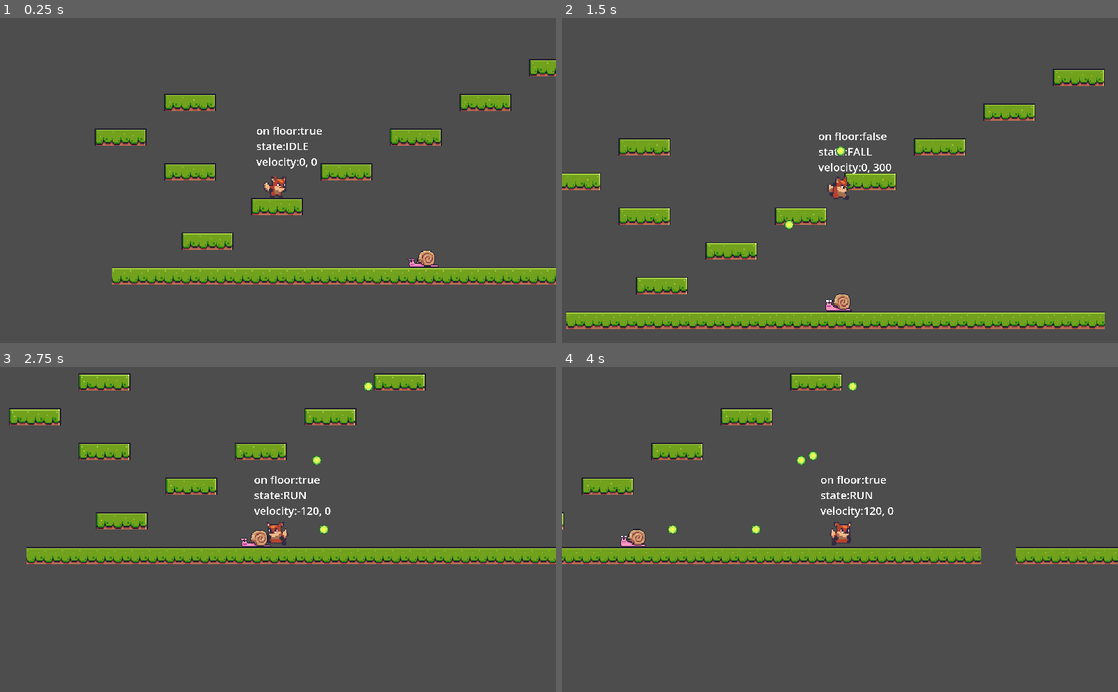
Above: before the commit, frames 1-4 (two rows, left to right).
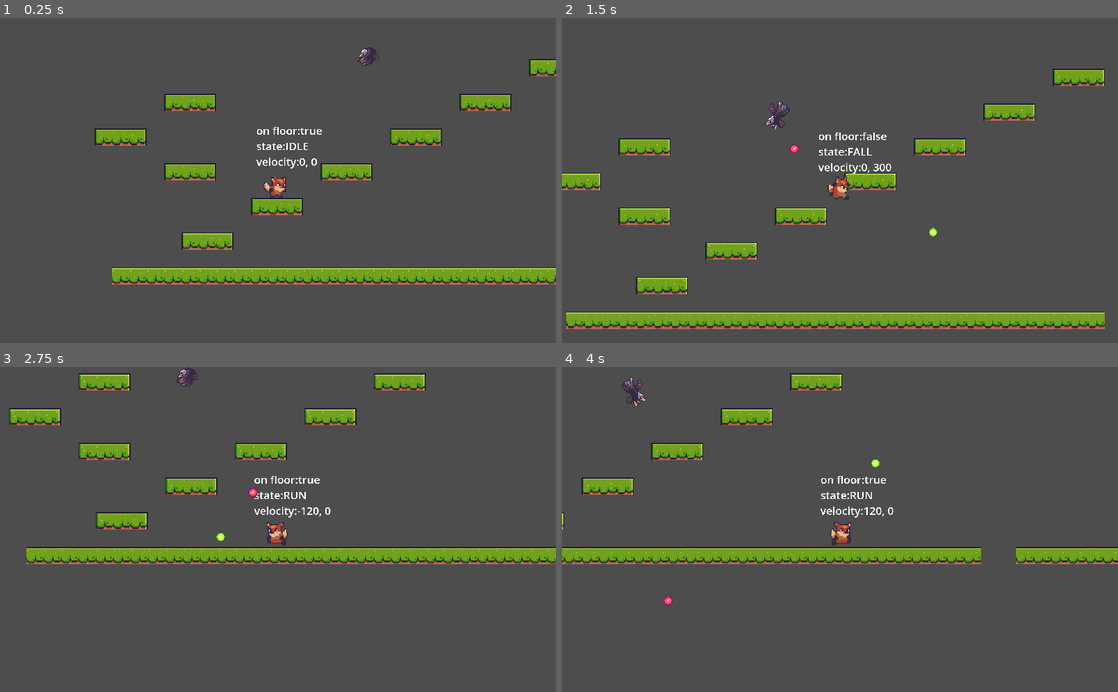
Above: after the commit, the same moments.

Repository: mattburro/Foxy-Antics
Game: Godot game, scene res://level_base/level_base.tscn
Same seed, same stepped clock (60 frames per second), same inputs: the game is played once before the commit and once after it. The project has no main scene, so this scene is started directly.
Inputs:
- Up to frame 1 (0.25 s): no input
- Up to frame 2 (1.5 s): hold D (right) from 0.53 s (still down); tap Shift (shoot) at 0.6, 1.35 s; tap Space (jump) at 0.77 s
- Up to frame 3 (2.75 s): tap Space (jump) at 1.52 s; release D (right) at 2.03 s; hold A (left) from 2.03 s (still down); tap Shift (shoot) at 2.1 s
- Up to frame 4 (4 s): release A (left) at 2.78 s; hold D (right) from 2.78 s (still down); tap Shift (shoot) at 2.85, 3.6 s; tap Space (jump) at 3.02, 3.77 s

The runs differ from the first frame. In frame 1, 0.3% of the frame differs, in the area x 64-79%, y 8-77%; in frame 2, 0.6%; in frame 3, 0.5%; in frame 4, 0.7%, in the area x 10-58%, y 3-74%.

Commit message:
Refactor shooting

Diff:
--- a/enemies/eagle/eagle.gd
+++ b/enemies/eagle/eagle.gd
@@ -7,11 +7,13 @@
 @onready var animated_sprite_2d = $AnimatedSprite2D
 @onready var player_detector = $PlayerDetector
 @onready var turn_timer = $TurnTimer
+@onready var shooter = $Shooter
 
 func _physics_process(delta):
 	super._physics_process(delta)
 
 	move_and_slide()
+	check_shoot()
 
 func fly_to_player():
 	check_flip()
@@ -23,6 +25,11 @@
 
 	turn_timer.start()
 
+func check_shoot():
+	if player_detector.is_colliding():
+		var shoot_direction = global_position.direction_to(player_ref.global_position)
+		shooter.shoot(shoot_direction)
+
 func check_flip():
 	var direction = sign(player_ref.global_position.x - global_position.x)
 	animated_sprite_2d.flip_h = direction > 0
--- a/enemies/eagle/eagle.tscn
+++ b/enemies/eagle/eagle.tscn
@@ -1,8 +1,9 @@
-[gd_scene load_steps=11 format=3 uid="uid://jp15eqqpepvf"]
+[gd_scene load_steps=12 format=3 uid="uid://jp15eqqpepvf"]
 
 [ext_resource type="PackedScene" uid="uid://blunwmhqi1b4n" path="res://enemies/enemy_base/enemy_base.tscn" id="1_24b54"]
 [ext_resource type="Texture2D" uid="uid://br3afngsg0v8m" path="res://assets/enemies/eagle/eagle-attack.png" id="2_70irg"]
 [ext_resource type="Script" path="res://enemies/eagle/eagle.gd" id="2_q21oh"]
+[ext_resource type="PackedScene" uid="uid://dithjhkjrvhvl" path="res://shooter/shooter.tscn" id="4_2jpid"]
 
 [sub_resource type="AtlasTexture" id="AtlasTexture_mfk30"]
 atlas = ExtResource("2_70irg")
@@ -59,7 +60,10 @@
 shape = SubResource("CircleShape2D_6xwk3")
 
 [node name="PlayerDetector" type="RayCast2D" parent="." index="3"]
-target_position = Vector2(0, 200)
+target_position = Vector2(0, 250)
+collision_mask = 2
+collide_with_areas = true
+collide_with_bodies = false
 
 [node name="TurnTimer" type="Timer" parent="." index="4"]
 wait_time = 3.0
@@ -67,4 +71,9 @@
 [node name="CollisionShape2D" type="CollisionShape2D" parent="Hitbox" index="0"]
 shape = SubResource("CircleShape2D_3iael")
 
+[node name="Shooter" parent="." index="6" instance=ExtResource("4_2jpid")]
+speed = 80.0
+bullet_key = 1
+shoot_delay = 2.0
+
 [connection signal="timeout" from="TurnTimer" to="." method="on_turn_timer_timeout"]
--- a/level_base/level_base.tscn
+++ b/level_base/level_base.tscn
@@ -4,7 +4,7 @@
 [ext_resource type="Script" path="res://level_base/level_base.gd" id="1_ymxc8"]
 [ext_resource type="PackedScene" uid="uid://cej83oxkncb8p" path="res://player_camera/player_camera.tscn" id="2_ack6v"]
 [ext_resource type="PackedScene" uid="uid://ct4e5uvs38fek" path="res://player/player.tscn" id="3_n875w"]
-[ext_resource type="PackedScene" uid="uid://cf8oa3ajvvo8j" path="res://enemies/snail/snail.tscn" id="5_jj8ud"]
+[ext_resource type="PackedScene" uid="uid://jp15eqqpepvf" path="res://enemies/eagle/eagle.tscn" id="5_ktitf"]
 
 [sub_resource type="TileSetAtlasSource" id="TileSetAtlasSource_lgf7u"]
 texture = ExtResource("1_wbw04")
@@ -545,5 +545,5 @@
 [node name="Player" parent="." instance=ExtResource("3_n875w")]
 position = Vector2(153, -81)
 
-[node name="Snail" parent="." instance=ExtResource("5_jj8ud")]
-position = Vector2(287, -12)
+[node name="Eagle" parent="." instance=ExtResource("5_ktitf")]
+position = Vector2(247, -202)
--- a/player/player.gd
+++ b/player/player.gd
@@ -16,6 +16,7 @@
 @onready var animation_player = $AnimationPlayer
 @onready var debug_label = $DebugLabel
 @onready var sound_player = $SoundPlayer
+@onready var shooter = $Shooter
 
 func _ready():
 	Instance = self
@@ -52,7 +53,8 @@
 	velocity.y = clampf(velocity.y, JUMP_VELOCITY, MAX_FALL_SPEED)
 
 	if Input.is_action_just_pressed("shoot"):
-		ObjectMaker.create_bullet(ObjectMaker.BULLET_KEY.PLAYER, global_position, Vector2.RIGHT if not sprite_2d.flip_h else Vector2.LEFT, 50.0, 20.0)
+		var shoot_direction = Vector2.RIGHT if not sprite_2d.flip_h else Vector2.LEFT
+		shooter.shoot(shoot_direction)
 
 func calculate_state():
 	if state == PLAYER_STATE.HURT:
--- a/player/player.tscn
+++ b/player/player.tscn
@@ -1,7 +1,8 @@
-[gd_scene load_steps=12 format=3 uid="uid://ct4e5uvs38fek"]
+[gd_scene load_steps=13 format=3 uid="uid://ct4e5uvs38fek"]
 
 [ext_resource type="Script" path="res://player/player.gd" id="1_8l1hb"]
 [ext_resource type="Texture2D" uid="uid://cmufbkp7qyon1" path="res://assets/player/player.png" id="1_h5myc"]
+[ext_resource type="PackedScene" uid="uid://dithjhkjrvhvl" path="res://shooter/shooter.tscn" id="3_1w5ow"]
 
 [sub_resource type="RectangleShape2D" id="RectangleShape2D_2nmgd"]
 size = Vector2(10, 20)
@@ -158,4 +159,10 @@
 position = Vector2(-1, 6)
 shape = SubResource("CapsuleShape2D_13g7w")
 
+[node name="Shooter" parent="." instance=ExtResource("3_1w5ow")]
+position = Vector2(0, 7)
+speed = 200.0
+life_span = 10.0
+shoot_delay = 1.0
+
 [connection signal="area_entered" from="Hitbox" to="." method="on_hitbox_area_entered"]
--- /dev/null
+++ b/shooter/shooter.gd
@@ -0,0 +1,26 @@
+extends Node2D
+
+@export var speed: float = 50.0
+@export var life_span: float = 20.0
+@export var bullet_key: ObjectMaker.BULLET_KEY
+@export var shoot_delay: float = 0.7
+
+var can_shoot: bool = true
+
+@onready var sound = $Sound
+@onready var shoot_timer = $ShootTimer
+
+func _ready():
+	shoot_timer.wait_time = shoot_delay
+
+func shoot(direction: Vector2):
+	if not can_shoot:
+		return
+
+	can_shoot = false
+	SoundManager.play_sound(sound, SoundManager.SOUND_LASER)
+	ObjectMaker.create_bullet(bullet_key, global_position, direction, speed, life_span)
+	shoot_timer.start()
+
+func on_shoot_timer_timeout():
+	can_shoot = true
--- /dev/null
+++ b/shooter/shooter.tscn
@@ -0,0 +1,12 @@
+[gd_scene load_steps=2 format=3 uid="uid://dithjhkjrvhvl"]
+
+[ext_resource type="Script" path="res://shooter/shooter.gd" id="1_m1lkk"]
+
+[node name="Shooter" type="Node2D"]
+script = ExtResource("1_m1lkk")
+
+[node name="Sound" type="AudioStreamPlayer2D" parent="."]
+
+[node name="ShootTimer" type="Timer" parent="."]
+
+[connection signal="timeout" from="ShootTimer" to="." method="on_shoot_timer_timeout"]
